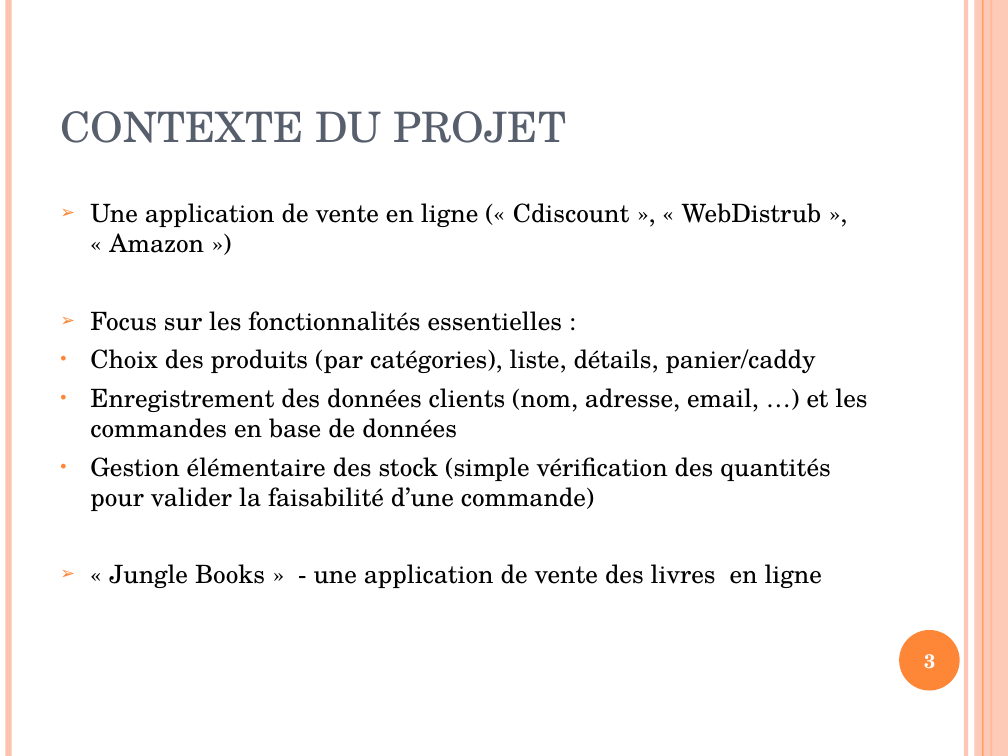
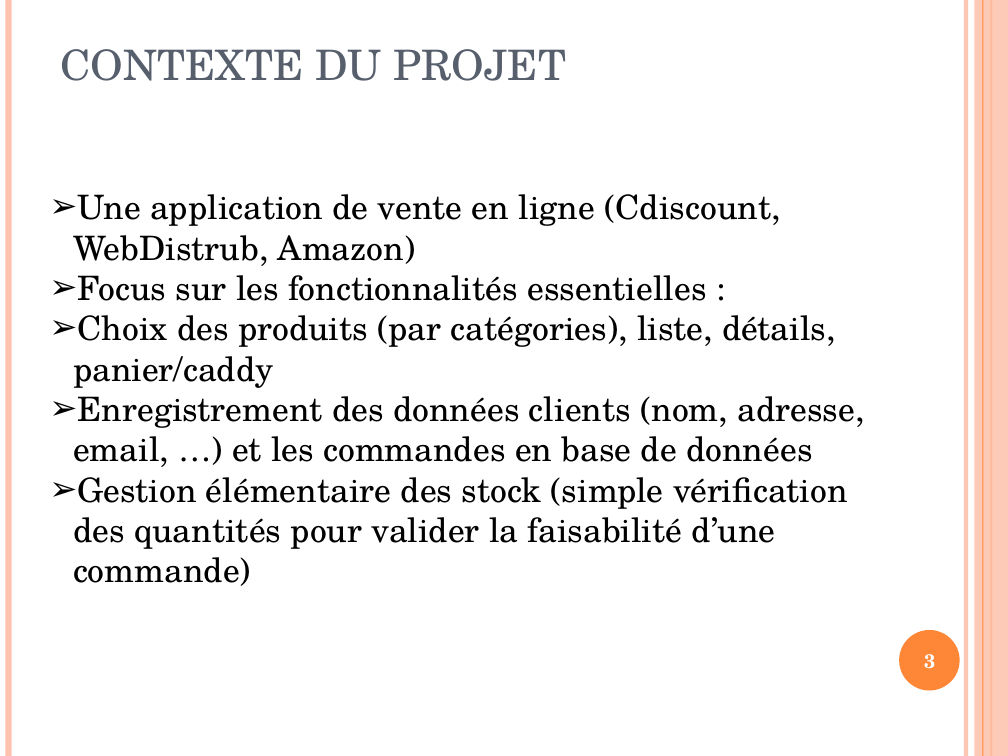
Before and after one commit to carlatgithub/jungleprod, a slide deck: slide 3 of SiteDeVenteEJungle.ppt. Drawn at 1008x756 pixels with LibreOffice and Linux fonts; fonts in the diff are those of the drawing. Boxes give left, top, right and bottom in pixels: in the first picture for what was removed or moved away, otherwise in the second. Text is boxed around its words. In the diff, an @@ line names an element or a change of style, - is before the commit and + after.

```diff
--- a/SiteDeVenteEJungle.ppt
+++ b/SiteDeVenteEJungle.ppt
@@ title "CONTEXTE DU PROJET": place and size @@
-title "CONTEXTE DU PROJET" at <box>60,111,566,143</box>
+title "CONTEXTE DU PROJET" at <box>60,49,566,81</box>
@@ text "Une application de vente en ...": place and size @@
-text "Une application de vente en ..." at <box>90,203,867,588</box>
+text "Une application de vente en ..." at <box>73,194,864,586</box>
@@ text at <box>73,194,781,266</box>: text changed; size 18 to 24 pt @@
-➢ Une application de vente en ligne (« Cdiscount », « WebDistrub », « Amazon »)
+➢ Une application de vente en ligne (Cdiscount, WebDistrub, Amazon)
@@ text at <box>73,275,864,586</box>: size 18 to 24 pt in "Focus sur les fonctionnalités essentielles :", "Choix des produits (par catégories), liste, détails, ...", "Enregistrement des données clients (nom, adresse, email, ...", "Gestion élémentaire des stock (simple vérification des ..."; indent changed; less space between paragraphs; bullet colour #FE8637 to #000000; bullet • to ➢ @@
@@ text at <box>109,564,822,588</box>: paragraph removed @@
-➢ « Jungle Books » - une application de vente des livres en ligne
```
Also in this commit, not shown: 1 other slide changed, 12 slides added, 22 slides removed, 1 other file.
